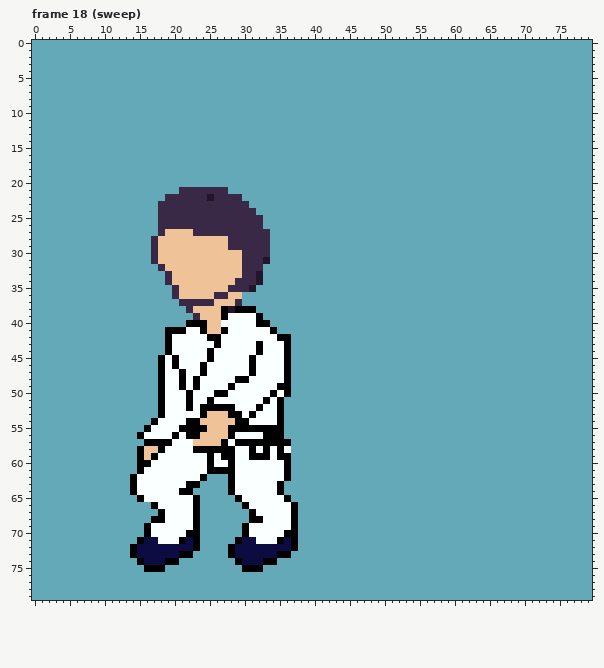
Pixel-art file -- raw assets/Images/Sauce/player-sheet.aseprite. That is the earlier state.
80x80 pixels, 22 frames. Colours within 5 levels of each other are drawn and written as one. Shown: frame 18 (sweep). The commit also changed other frames, which this record leaves out.
Once edited:
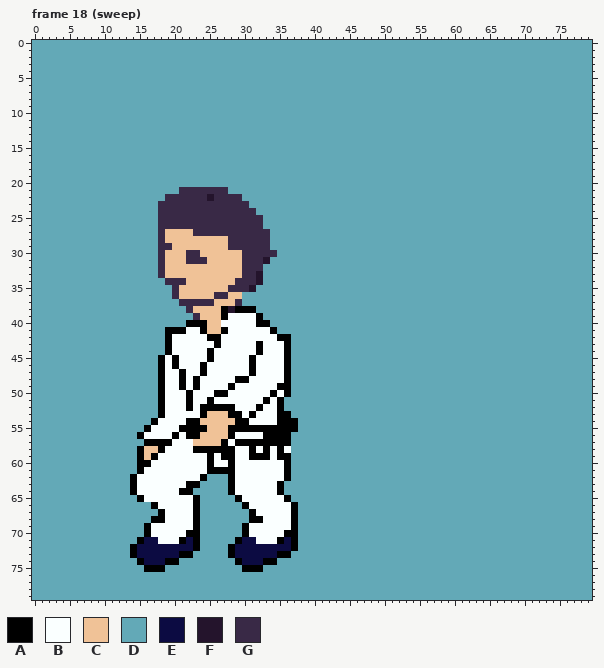
Palette (. is transparent): A #000000  B #faffff  C #f0c297  D #63a9b7  E #0c0b42  F #24142c  G #392946
The exact change:
Frame 18 (sweep), layers "Sprite Sheet", "Layer 1":
y 28: x 17..18 GC -> DG
y 29: x 17..19 GCC -> DGG
y 30: x 17..18 GC -> DG; x 22..23 CC -> GG; x 34 D -> G
y 31: x 17..18 GC -> DG; x 22..24 CCC -> GGG
y 33: x 18..19 DG -> GC
y 34: x 20..21 CC -> GG
y 53: x 36 D -> A
y 54..55: x 36..37 DD -> AA
y 56: x 36 D -> A
